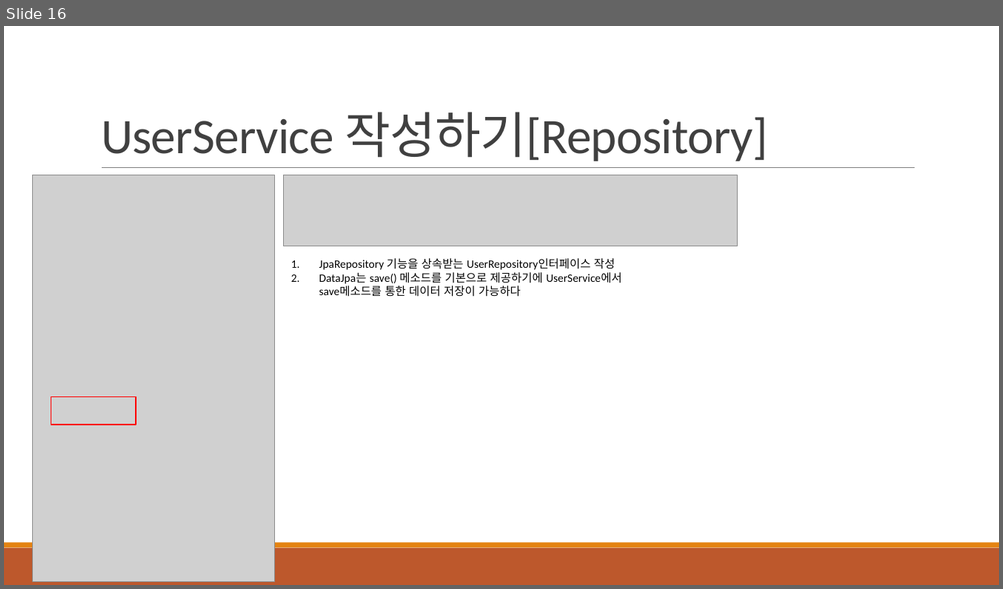
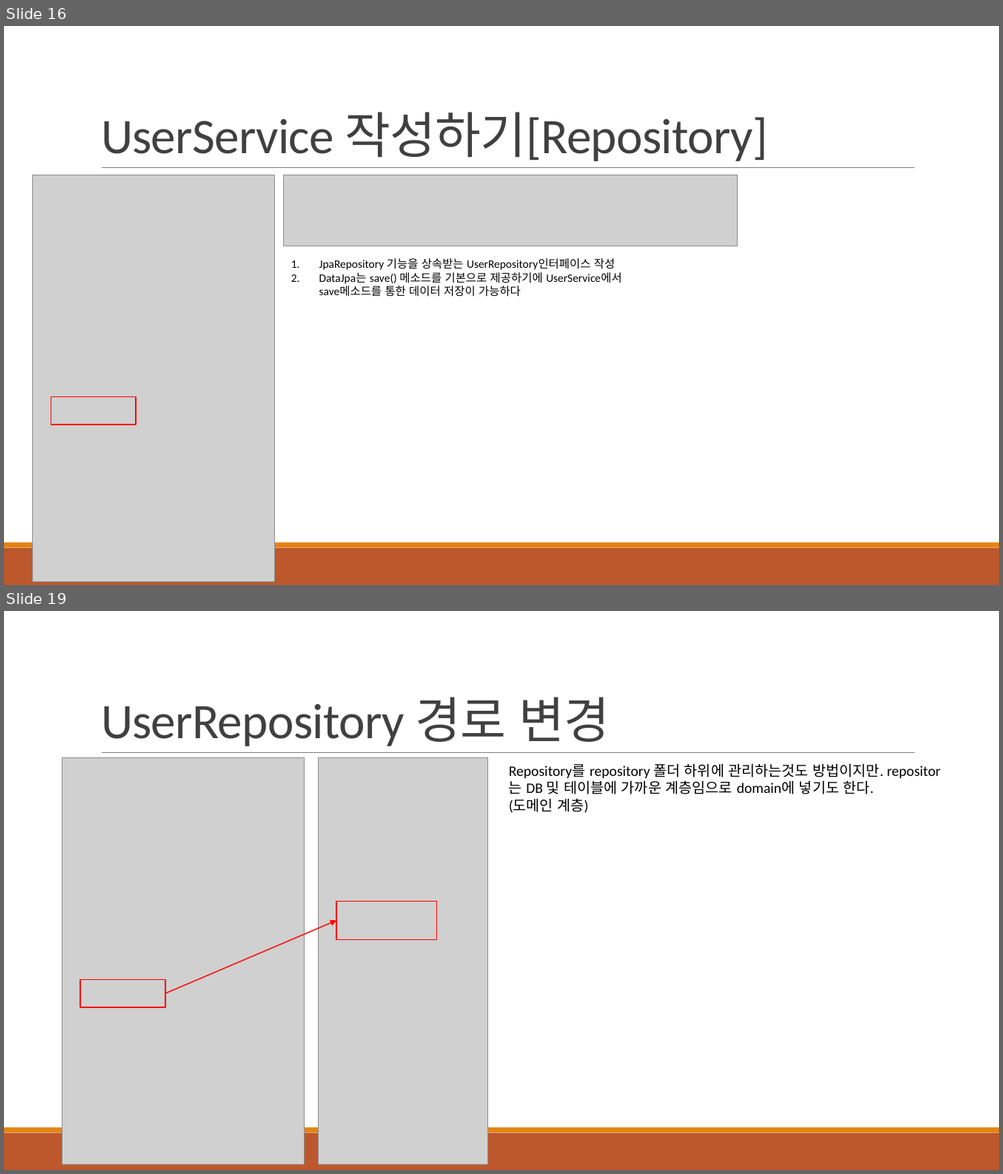
Before and after one commit to khb3025/study-msa, a slide deck: msa-ppt/2. 마이크로 서비스 구축.pptx. Shown one above the other, each under a label of ours: slide 16 before the commit, slides 16 and 19 after it; the slides between them are not shown. The pictures are 1003x589 and 1003x1174 pixels, drawn with LibreOffice and Linux fonts; fonts in the diff are those of the drawing; grey boxes stand for pictures. Boxes give left, top, right and bottom in pixels: in the first picture for what was removed or moved away, otherwise in the second. Text is boxed around its words. In the diff, an @@ line names an element or a change of style, - is before the commit and + after.

Commit message:
feat : [MSA] User 애플리케이션 및 Board 애플리케이션 작성
* UserService
- 회원가입 기능 /user/sign-up

* BoardService
- 게시글 등록 /boards

```diff
--- a/msa-ppt/2. 마이크로 서비스 구축.pptx
+++ b/msa-ppt/2. 마이크로 서비스 구축.pptx
@@ slide 19 added at box(4, 611, 999, 1170), background #FFFFFF; not listed: 3 template elements that a slide beside it also shows @@
@@ title added at box(101, 697, 609, 746), 48 pt, text #404040 @@
+UserRepository 경로 변경
@@ picture added at box(62, 758, 304, 1165) @@
@@ picture added at box(318, 758, 487, 1165) @@
@@ text added at box(509, 763, 883, 813), 14 pt, text #000000 @@
+Repository를 repository 폴더 하위에 관리하는것도 방법이지만. repositor는 DB 및 테이블에 가까운 계층임으로 domain에 넣기도 한다.
+(도메인 계층)
@@ arrow added from (165, 994) to (337, 920), #FF0000 1 pt @@
@@ rectangle added at box(337, 901, 437, 940), outline #FF0000 1.25 pt @@
@@ rectangle added at box(80, 980, 165, 1008), outline #FF0000 1.25 pt @@
```
Also in this commit, not shown: 3 slides changed, 11 other slides added, 18 other files.
